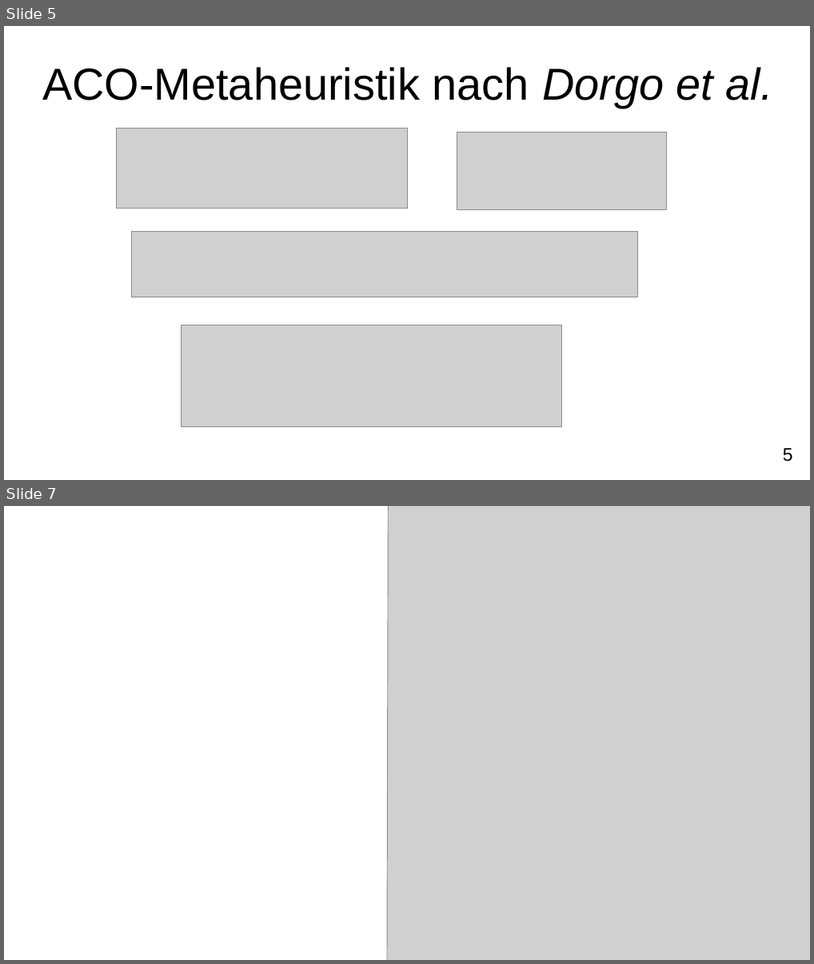
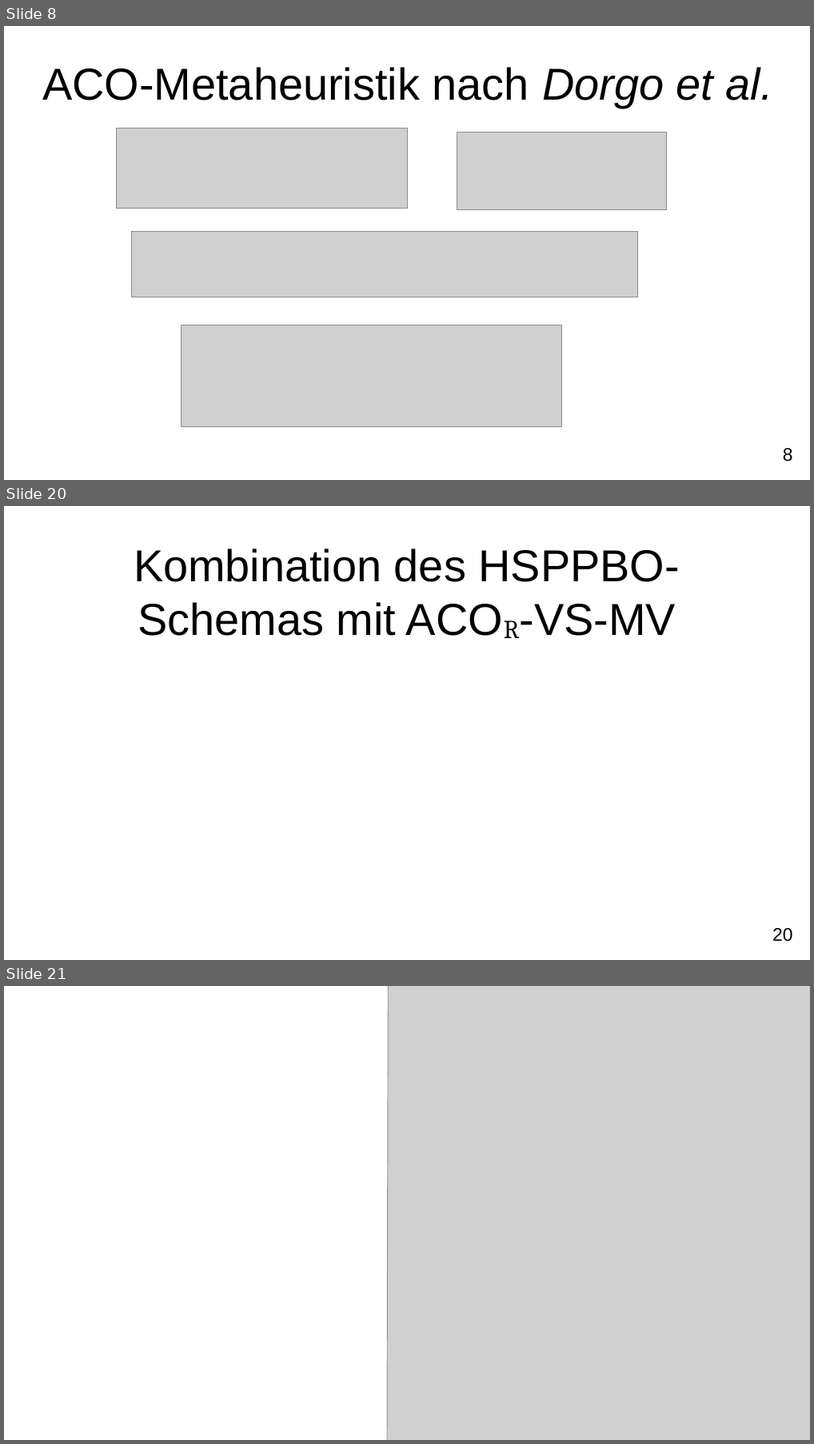
Before and after one commit to FXJackAll/Masterarbeit_Code, a slide deck: Masterarbeit_Verteidigung/Masterarbeit_Verteidigung.odp. Shown one above the other, each under a label of ours: slides 5 and 7 before the commit, slides 8, 20 and 21 after it; the slides between them are not shown. The pictures are 814x964 and 814x1444 pixels, drawn with LibreOffice and Linux fonts; fonts in the diff are those of the drawing; grey boxes stand for pictures; background and template pictures are left out. Boxes give left, top, right and bottom in pixels: in the first picture for what was removed or moved away, otherwise in the second. Text is boxed around its words. In the diff, an @@ line names an element or a change of style, - is before the commit and + after.

```diff
--- a/Masterarbeit_Verteidigung/Masterarbeit_Verteidigung.odp
+++ b/Masterarbeit_Verteidigung/Masterarbeit_Verteidigung.odp
@@ slide 20 added at [4, 506, 810, 960], background #FFFFFF; not listed: 1 template element that a slide beside it also shows @@
@@ title added at [134, 548, 679, 636], 44 pt, text #000000 @@
+Kombination des HSPPBO-Schemas mit ACOR-VS-MV
@@ what was slide 5 is now slide 8 @@
@@ page number at [783, 448, 794, 461]: text changed @@
-5
+8
@@ what was slide 7 is now slide 21 @@
```
Also in this commit, not shown: 3 slides changed, 22 other slides added, 7 other files.
